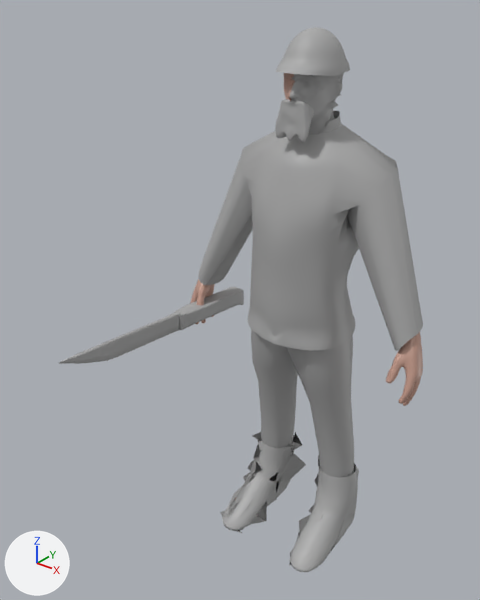
Renders of the FBX model Assets/Models/MainCharacter.fbx from each side of a commit.
Camera for both pictures: a 50 mm lens placed at (1.146, -1.803, 1.983), pointed at (-0.086, -0.263, 1.028). Lighting does not change. The marker at lower left points along +X, +Y and +Z. Where no turn or scale is listed for an object, it has been applied to the vertices.
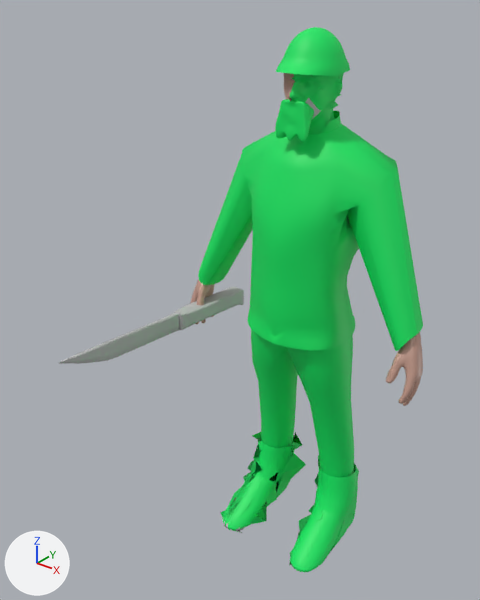
Boxes (x1, y1, x2, y2) around the edits, measured in the pictures (480 x 600 px):
part 1 of me_mesh, recoloured (grey to green)
    both: (198, 27, 423, 572)
part 2 of me_mesh, recoloured
    both: (59, 286, 244, 364)
part 3 of me_mesh, recoloured
    both: (305, 98, 321, 119)
part 4 of me_mesh, recoloured
    both: (222, 517, 244, 532)

The change in detail:
Material 'Knife' (mat_knife) is new.
Its base color is (0.5, 0.5, 0.5) (grey #bcbcbc).
Its roughness is 0.553.
Material 'Handle' (mat_handle) is new.
Its base color is (0.0, 0.0, 0.0) (black #000000).
Its roughness is 0.553.
Material 'Beard' (mat_beard) is new.
Its base color is (0.5, 0.5, 0.5) (grey #bcbcbc).
Its roughness is 0.553.
Material 'Suit' (mat_suit) is new.
Its base color is (0.0, 0.802, 0.123) (green #00e762).
Its roughness is 0.553.
me_mesh has 13276 vertices, 13115 faces and spans x -0.48..0.48, y -0.72..0.17, z -0.07..1.85.
me_mesh is used by ob_psphere2; location (0.0, 0.0, 0.0).
me_mesh part 1: 4928 of the faces centred in x -0.36..0.36, y -0.24..0.17, z -0.05..1.85 switch from mat_standardsurface1 (grey #aaaaaa) to mat_suit (green #00e762).
me_mesh part 2: 1039 of the faces centred in x -0.47..-0.36, y -0.72..0.11, z 0.79..0.86 switch from mat_standardsurface1 (grey #aaaaaa) to mat_beard (grey #bcbcbc).
me_mesh part 3: 105 of the faces centred in x 0.0..0.06, y -0.13..-0.06, z 1.59..1.66 switch from mat_standardsurface1 (grey #aaaaaa) to mat_beard (grey #bcbcbc).
me_mesh part 4: 72 of the faces centred in x -0.23..-0.12, y -0.24..-0.14, z -0.05..-0.03 switch from mat_standardsurface1 (grey #aaaaaa) to mat_beard (grey #bcbcbc).
me_mesh now uses material mat_handle (black #000000).
me_mesh now uses material mat_knife (grey #bcbcbc).
